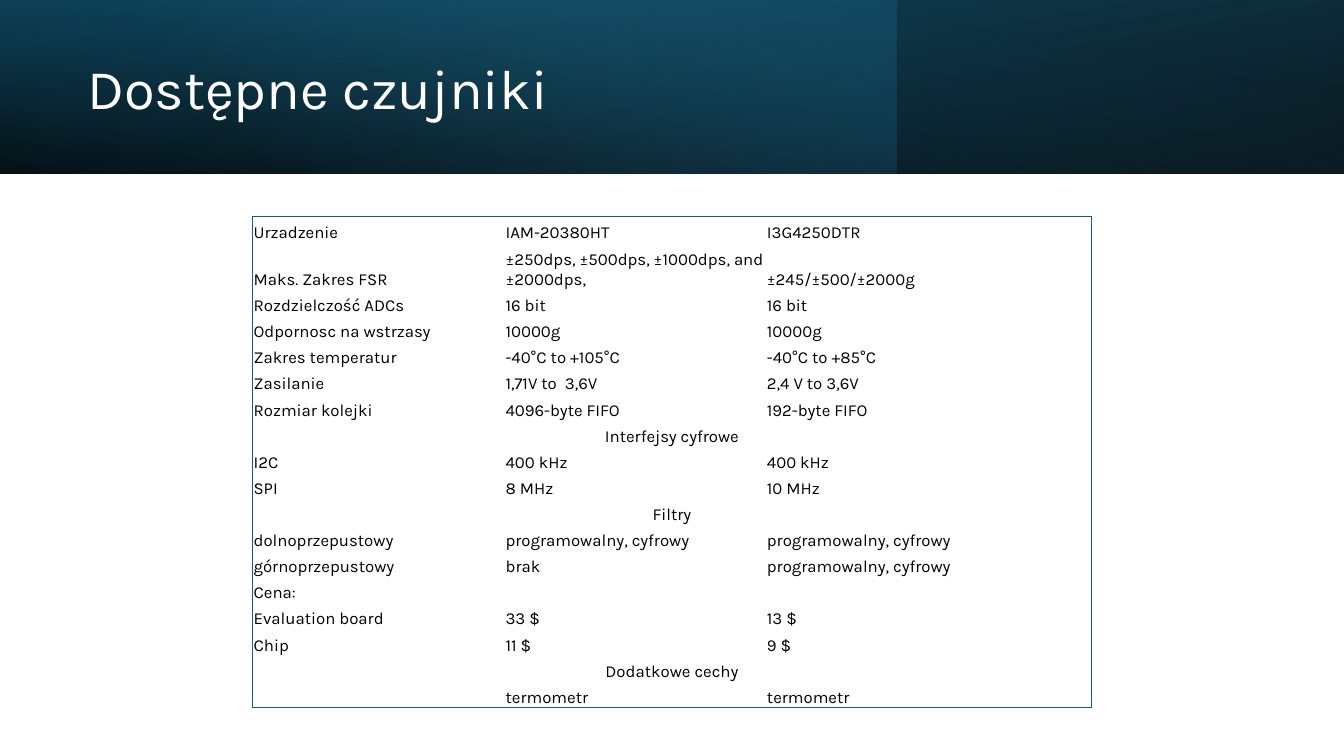
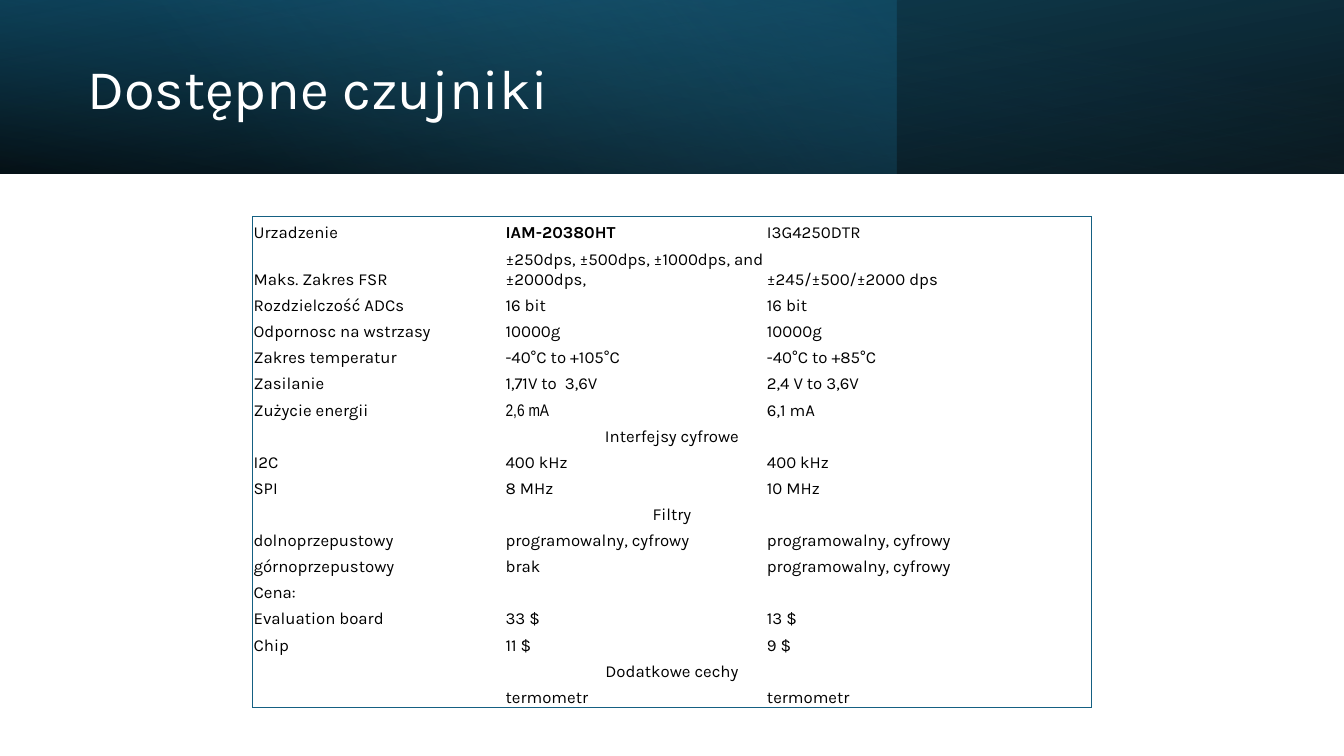
Before and after one commit to Szymek200/Smart-ball, a slide deck: slide 10 of Prezentacja/Smart-piłka_prez.pptx. Drawn at 1344x756 pixels with LibreOffice and Linux fonts; fonts in the diff are those of the drawing. Boxes give left, top, right and bottom in pixels: in the first picture for what was removed or moved away, otherwise in the second. Text is boxed around its words. In the diff, an @@ line names an element or a change of style, - is before the commit and + after.

```diff
--- a/Prezentacja/Smart-piłka_prez.pptx
+++ b/Prezentacja/Smart-piłka_prez.pptx
@@ table at bbox=[253, 217, 1092, 712] @@
-row 2, column 3: ±245/±500/±2000g
+row 2, column 3: ±245/±500/±2000 dps
-row 7: Rozmiar kolejki | 4096-byte FIFO | 192-byte FIFO
+row 7: Zużycie energii | 2,6 mA | 6,1 mA
@@ bold on in "IAM-20380HT" @@
```
Also in this commit, not shown: 4 other slides changed.
